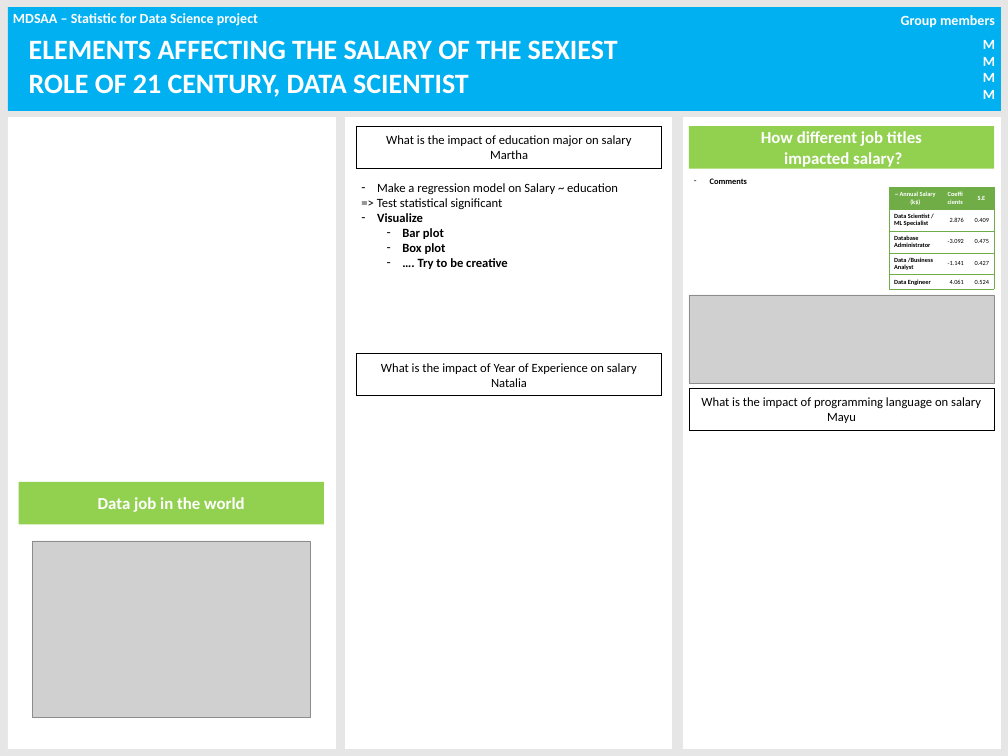
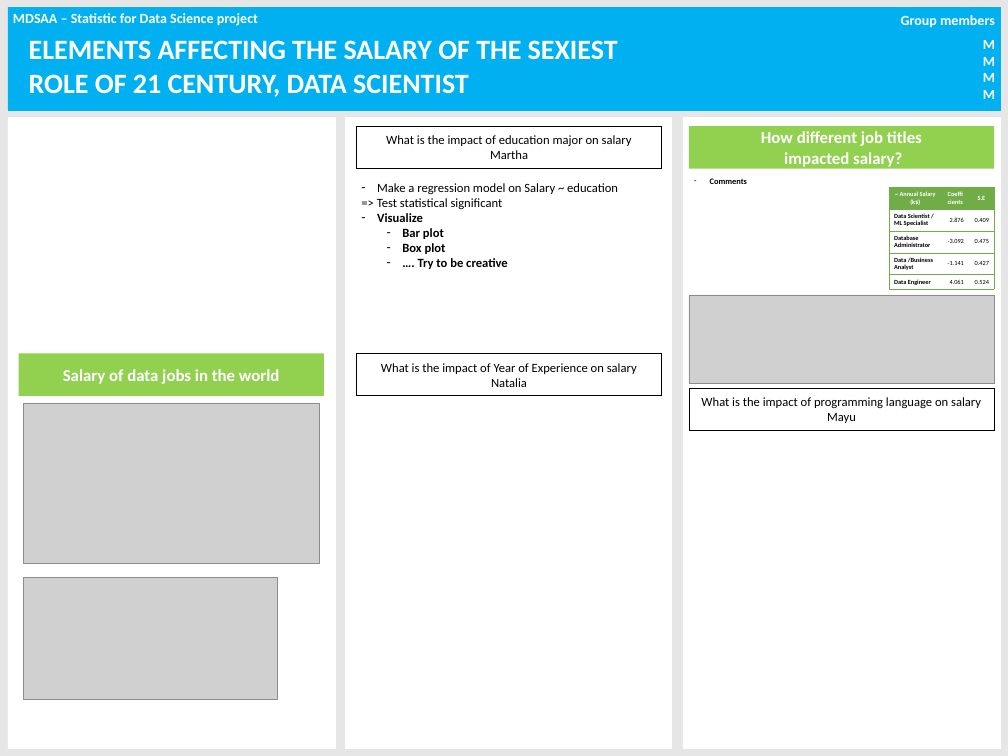
Before and after one commit to phucnh22/stat_project, a slide deck: slide 1 of Report/StatsReport.pptx. Drawn at 1008x756 pixels with LibreOffice and Linux fonts; fonts in the diff are those of the drawing; grey boxes stand for pictures. Boxes give left, top, right and bottom in pixels: in the first picture for what was removed or moved away, otherwise in the second. Text is boxed around its words. In the diff, an @@ line names an element or a change of style, - is before the commit and + after.

```diff
--- a/Report/StatsReport.pptx
+++ b/Report/StatsReport.pptx
@@ rectangle "Salary of data jobs in ...": place and size @@
-rectangle "Salary of data jobs in ..." at bbox=[19, 482, 324, 524]
+rectangle "Salary of data jobs in ..." at bbox=[19, 353, 324, 396]
@@ text in rectangle at bbox=[63, 369, 280, 384]: text changed @@
-Data job in the world
+Salary of data jobs in the world
@@ picture added at bbox=[24, 403, 319, 563] @@
@@ picture: place and size @@
-picture at bbox=[33, 541, 310, 718]
+picture at bbox=[24, 578, 277, 699]
```
Also in this commit, not shown: 1 other file.
